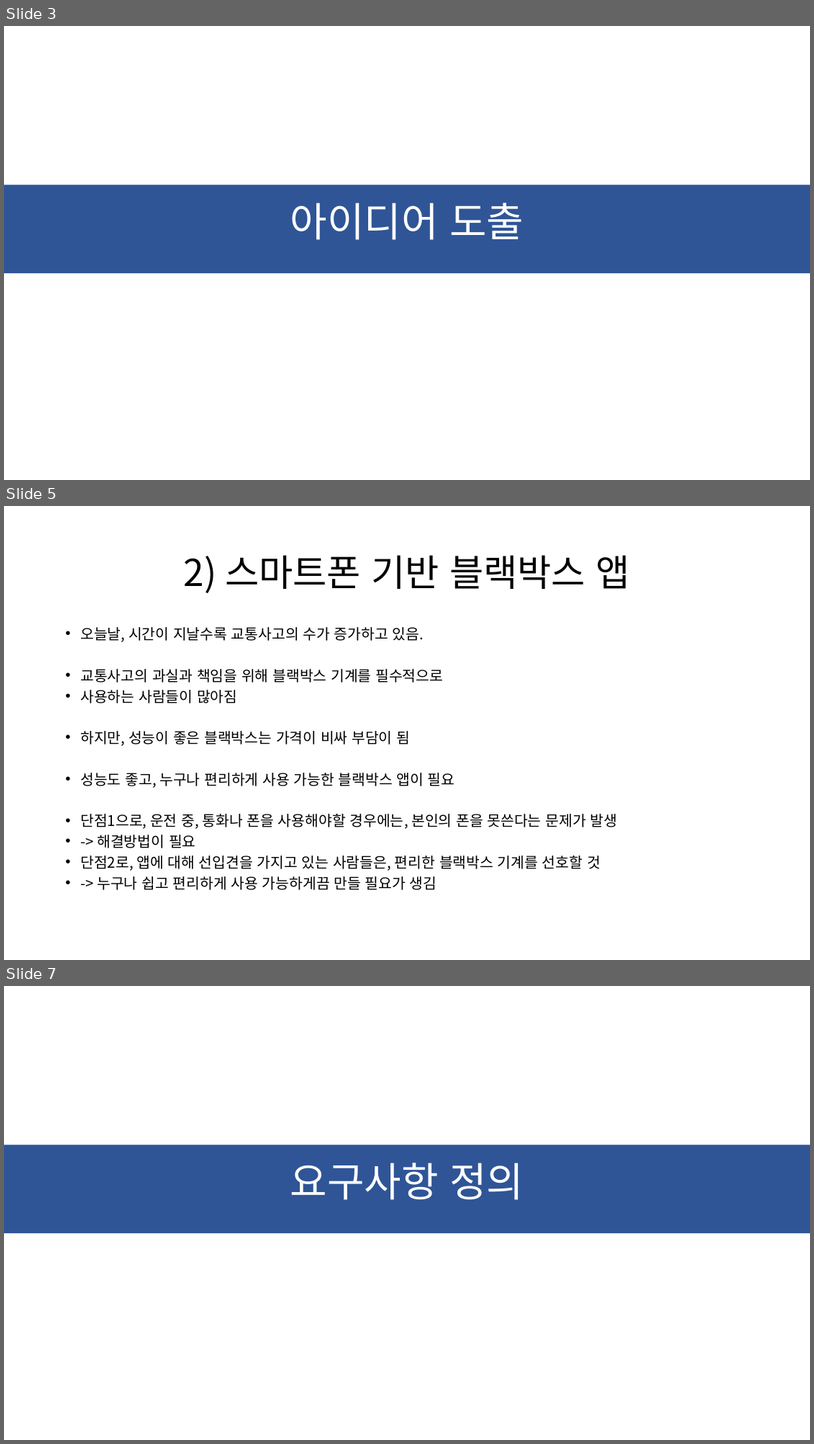
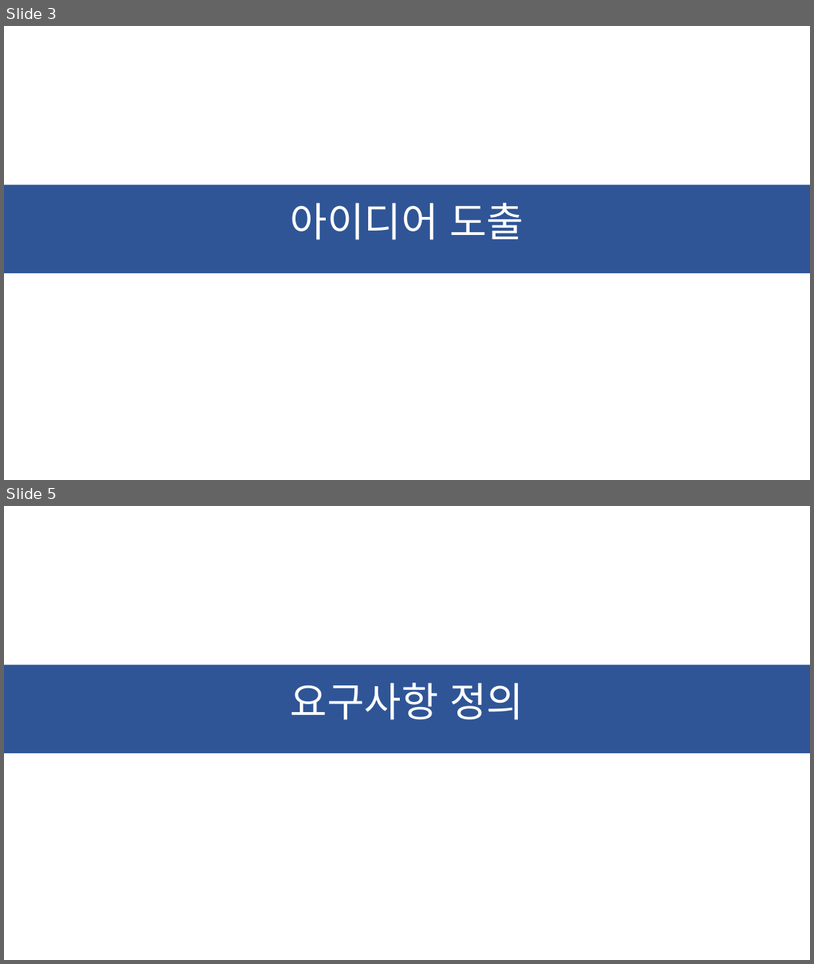
Before and after one commit to ChaeSung-Lee/DJ_InternShip, a slide deck: Project_BnC.pptx. Shown one above the other, each under a label of ours: slides 3, 5 and 7 before the commit, slides 3 and 5 after it; the slides between them are not shown. The pictures are 814x1444 and 814x964 pixels, drawn with LibreOffice and Linux fonts; fonts in the diff are those of the drawing. Boxes give left, top, right and bottom in pixels: in the first picture for what was removed or moved away, otherwise in the second. Text is boxed around its words. In the diff, an @@ line names an element or a change of style, - is before the commit and + after.

```diff
--- a/Project_BnC.pptx
+++ b/Project_BnC.pptx
@@ slide 5 removed at box(4, 506, 810, 960), background #FFFFFF @@
@@ title removed at box(184, 555, 630, 593) @@
-2) 스마트폰 기반 블랙박스 앱
@@ text removed at box(80, 627, 618, 890) @@
-• 오늘날, 시간이 지날수록 교통사고의 수가 증가하고 있음.
-• 교통사고의 과실과 책임을 위해 블랙박스 기계를 필수적으로
-• 사용하는 사람들이 많아짐
-• 하지만, 성능이 좋은 블랙박스는 가격이 비싸 부담이 됨
-• 성능도 좋고, 누구나 편리하게 사용 가능한 블랙박스 앱이 필요
-• 단점1으로, 운전 중, 통화나 폰을 사용해야할 경우에는, 본인의 폰을 못쓴다는 문제가 발생
-• -> 해결방법이 필요
-• 단점2로, 앱에 대해 선입견을 가지고 있는 사람들은, 편리한 블랙박스 기계를 선호할 것
-• -> 누구나 쉽고 편리하게 사용 가능하게끔 만들 필요가 생김
@@ what was slide 7 is now slide 5 @@
```
Also in this commit, not shown: 2 slides changed, 8 slides added, 9 other slides removed.
